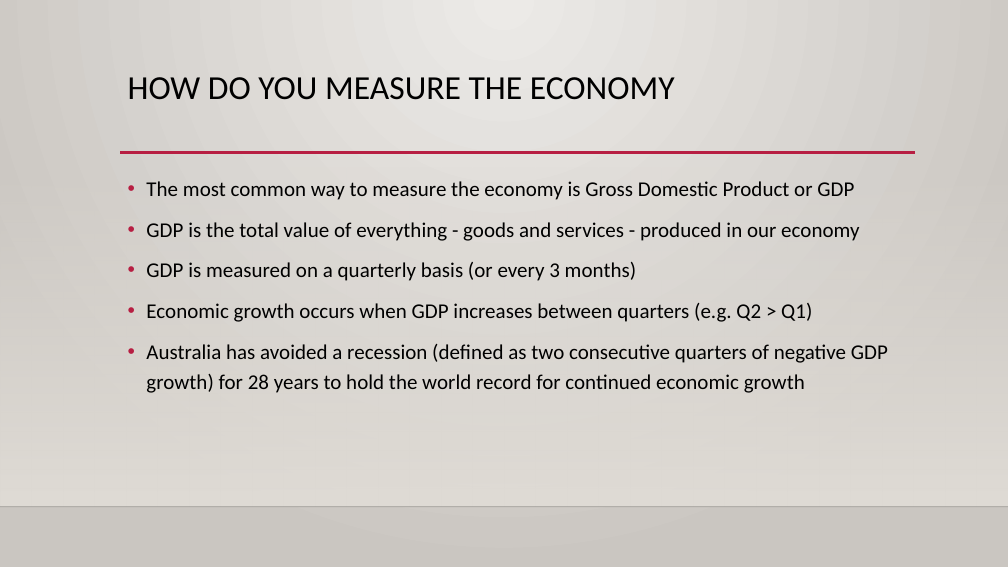
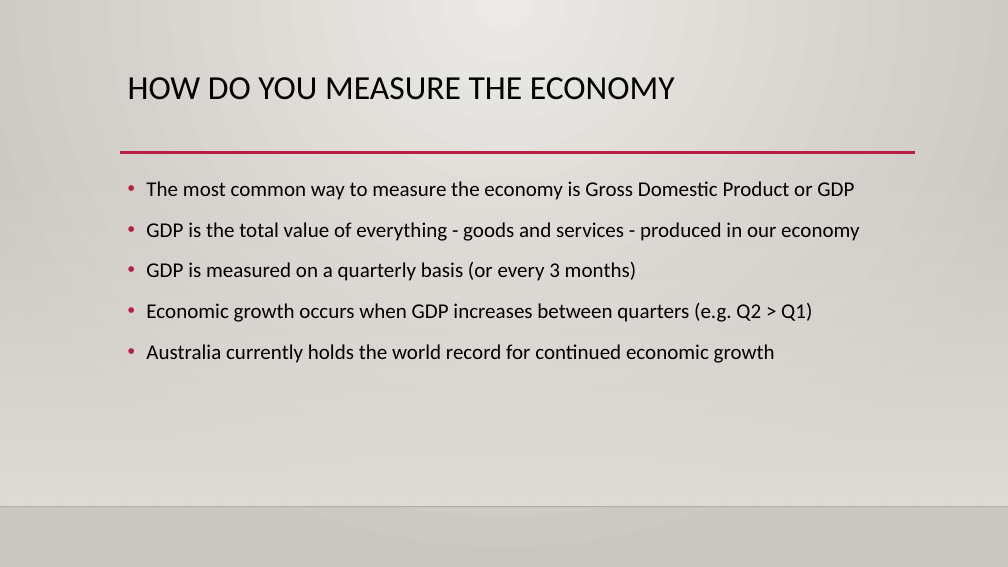
Before and after one commit to AbishekArunachalam/Forecasting-GDP-of-Australia, a slide deck: slide 3 of draft GDP presentation.pptx. Drawn at 1008x567 pixels with LibreOffice and Linux fonts; fonts in the diff are those of the drawing; background and template pictures are left out. Boxes give left, top, right and bottom in pixels: in the first picture for what was removed or moved away, otherwise in the second. Text is boxed around its words. In the diff, an @@ line names an element or a change of style, - is before the commit and + after.

```diff
--- a/draft GDP presentation.pptx
+++ b/draft GDP presentation.pptx
@@ text at box(146, 344, 775, 363): text changed @@
-• Australia has avoided a recession (defined as two consecutive quarters of negative GDP growth) for 28 years to hold the world record for continued economic growth
+• Australia currently holds the world record for continued economic growth
```
Also in this commit, not shown: 3 other slides changed.
